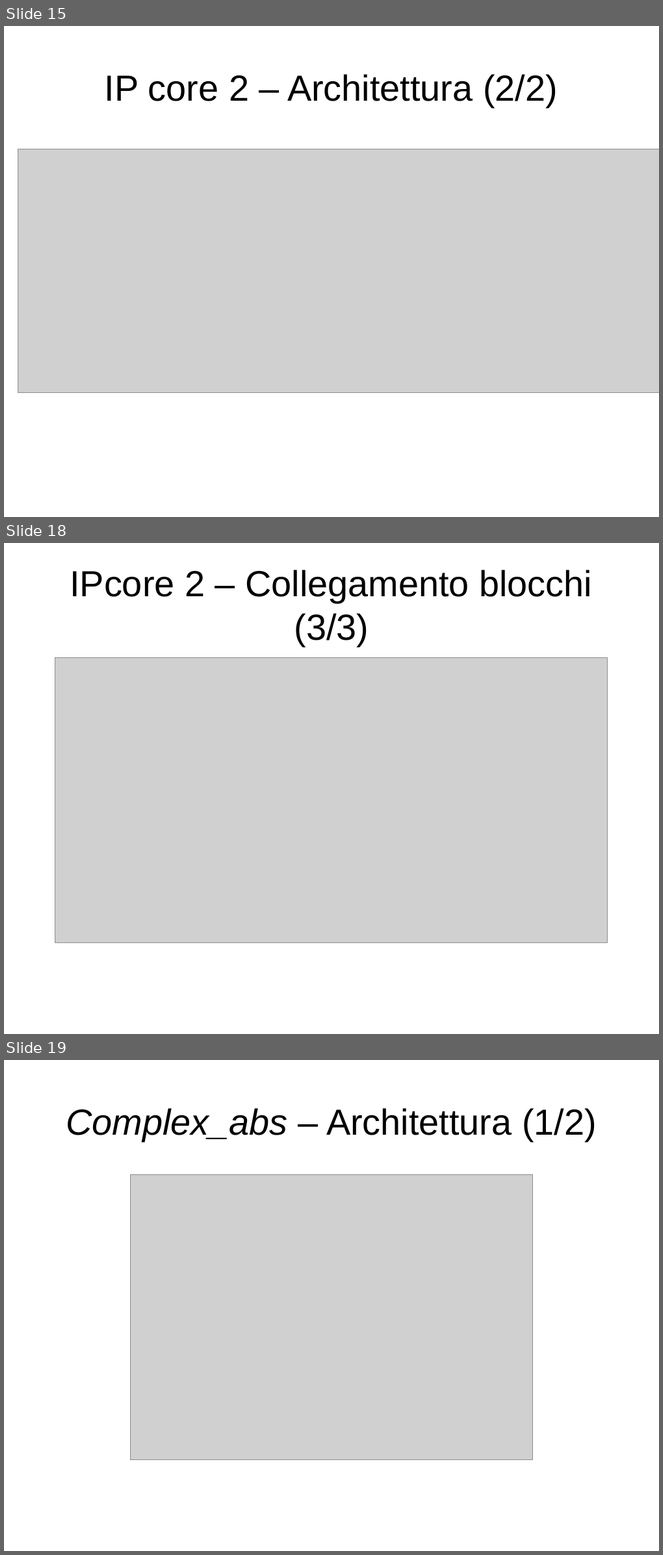
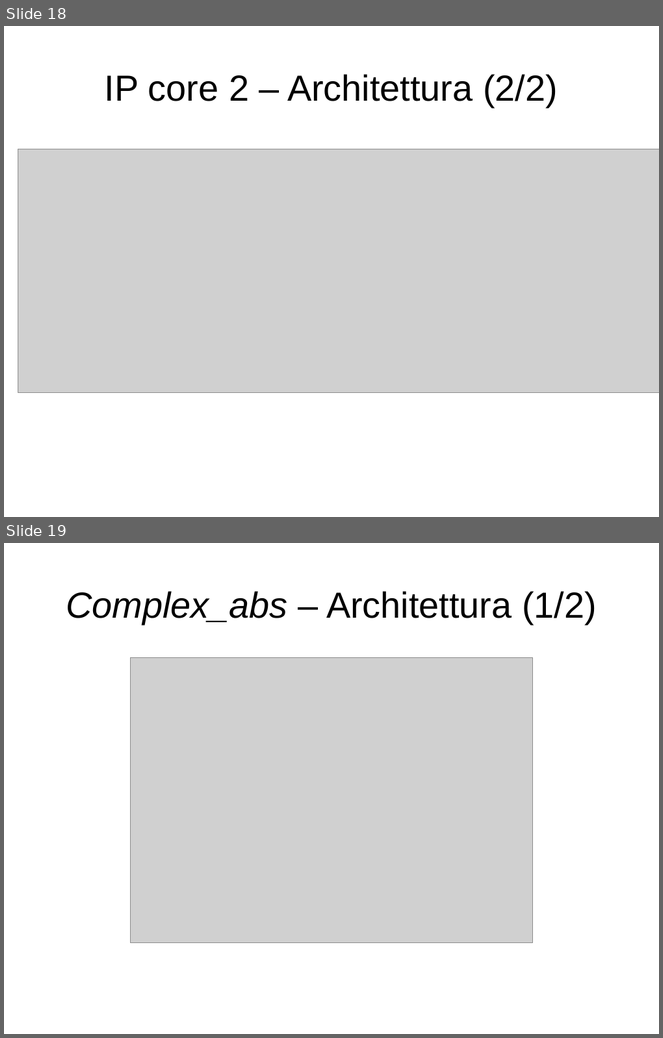
Before and after one commit to artic92/sistemi-embedded-task2, a slide deck: doc/presentazione.odp. Shown one above the other, each under a label of ours: slides 15, 18 and 19 before the commit, slides 18 and 19 after it; the slides between them are not shown. The pictures are 663x1555 and 663x1038 pixels, drawn with LibreOffice and Linux fonts; fonts in the diff are those of the drawing; grey boxes stand for pictures. Boxes give left, top, right and bottom in pixels: in the first picture for what was removed or moved away, otherwise in the second. Text is boxed around its words. In the diff, an @@ line names an element or a change of style, - is before the commit and + after.

```diff
--- a/doc/presentazione.odp
+++ b/doc/presentazione.odp
@@ slide 18 removed at [4, 543, 659, 1034], background #FFFFFF @@
@@ title removed at [70, 570, 592, 646] @@
-IPcore 2 – Collegamento blocchi (3/3)
@@ picture removed at [55, 658, 608, 943] @@
@@ what was slide 15 is now slide 18 @@
```
Also in this commit, not shown: 5 slides changed, 7 slides added, 1 other slide removed.
